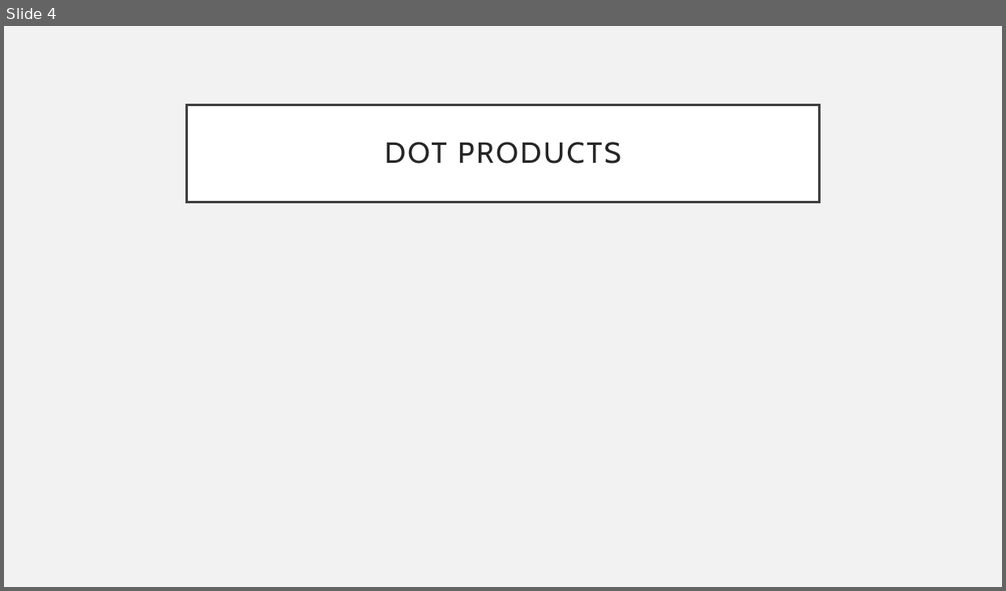
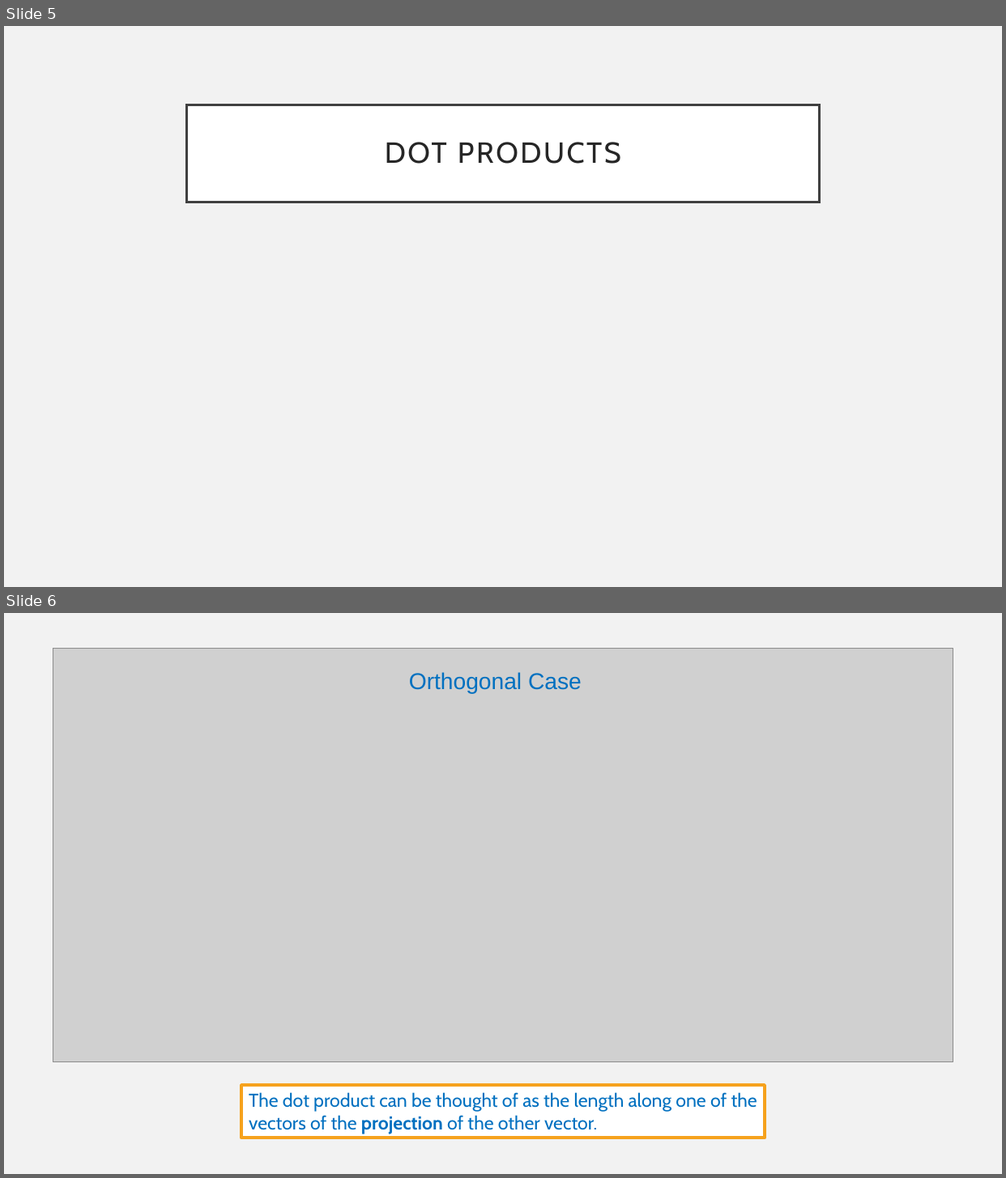
Before and after one commit to mdtdev/Signal-Processing-Demos, a slide deck: chap_10_11.pptx. Shown one above the other, each under a label of ours: slide 4 before the commit, slides 5 and 6 after it. The pictures are 1006x591 and 1006x1178 pixels, drawn with LibreOffice and Linux fonts; fonts in the diff are those of the drawing; grey boxes stand for pictures. Boxes give left, top, right and bottom in pixels: in the first picture for what was removed or moved away, otherwise in the second. Text is boxed around its words. In the diff, an @@ line names an element or a change of style, - is before the commit and + after.

```diff
--- a/chap_10_11.pptx
+++ b/chap_10_11.pptx
@@ slide 6 added at [4, 613, 1002, 1174], background #F2F2F2 @@
@@ picture added at [53, 648, 953, 1062] @@
@@ text added at [409, 672, 582, 694], 22 pt, text #0070C0 @@
+Orthogonal Case
@@ rectangle added at [241, 1085, 765, 1139], fill #FFFFFF, outline #F6A21D 3 pt, 18 pt, text #0070C0 @@
+The dot product can be thought of as the length along one of the vectors of the projection of the other vector.
@@ what was slide 4 is now slide 5 @@
```
Also in this commit, not shown: 9 other slides added.
